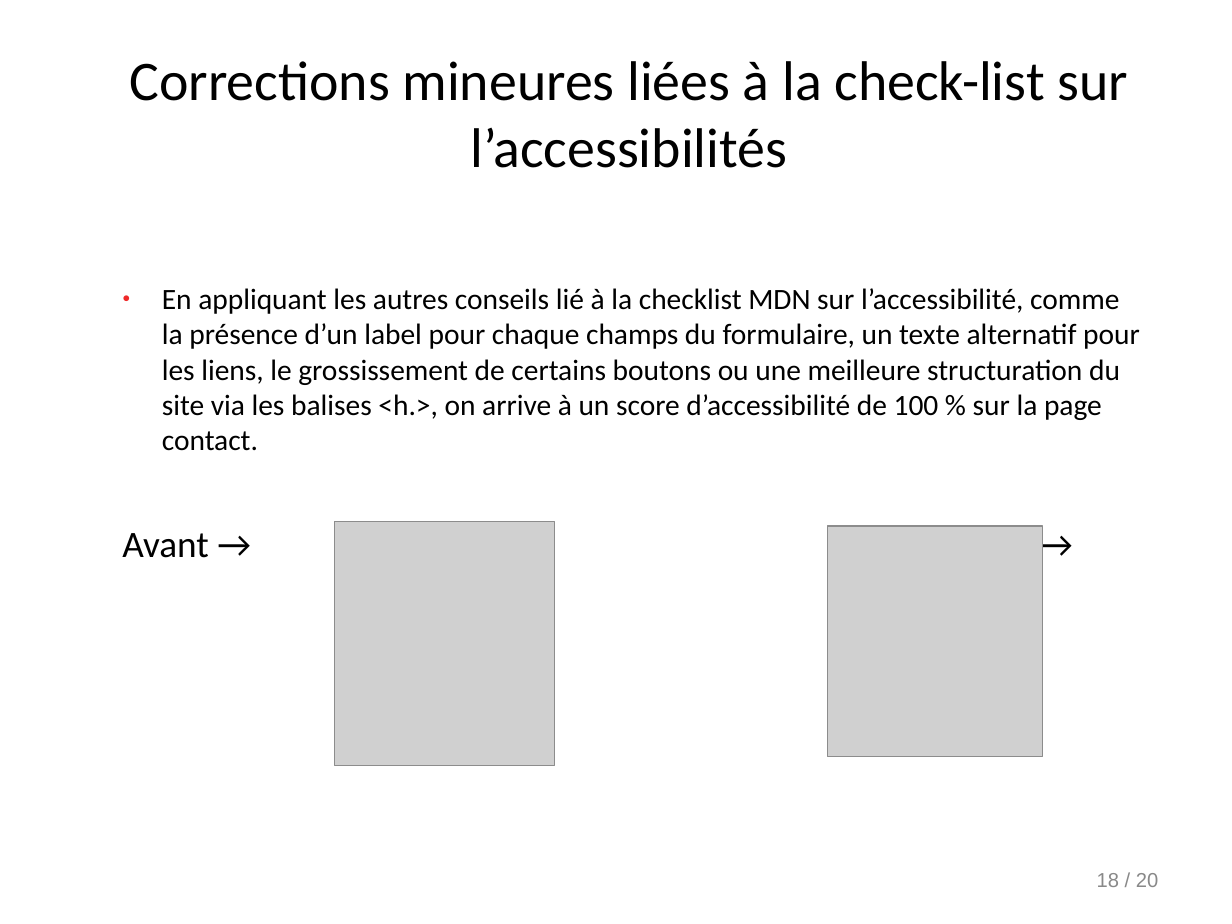
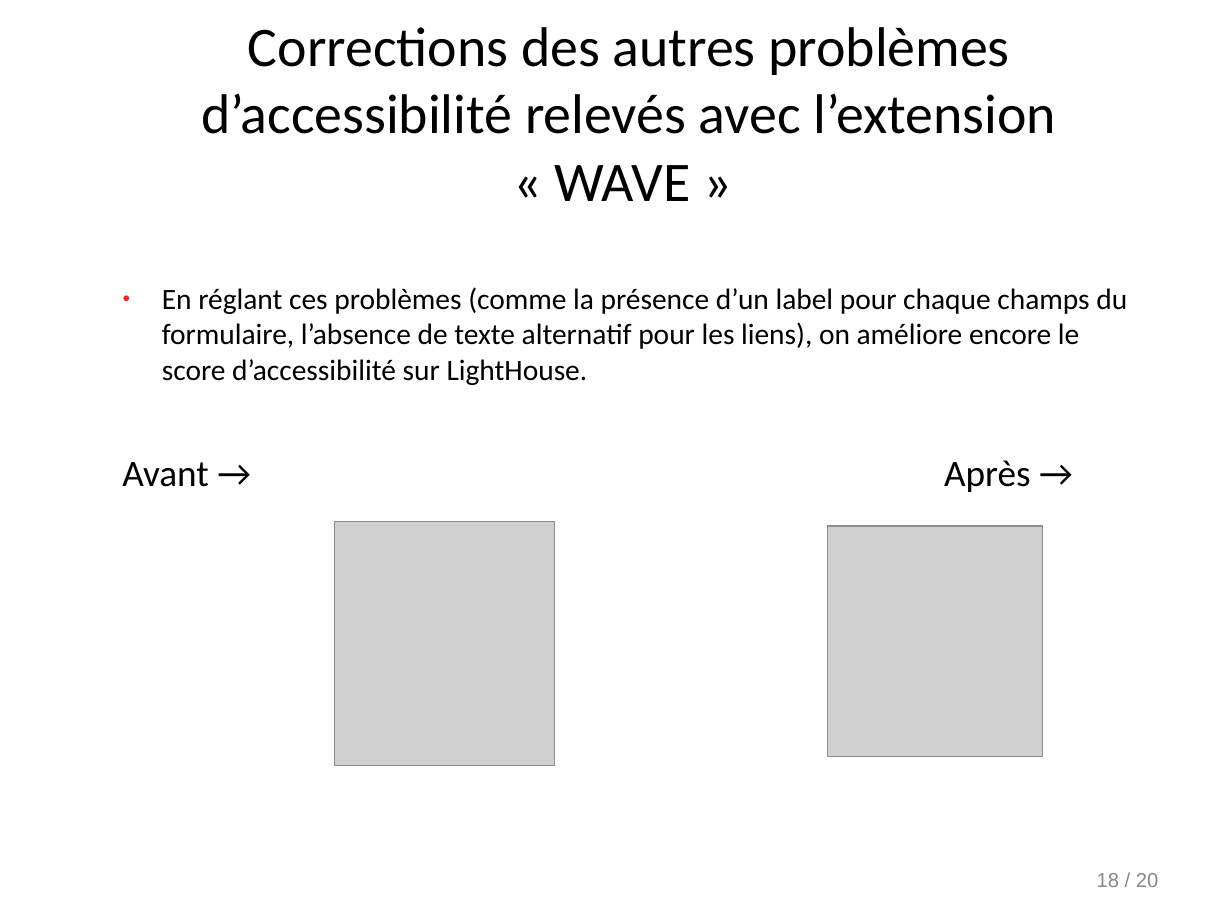
Before and after one commit to Doppler123/OPC_P4_La_Panthere, a slide deck: slide 18 of audit/Rapport.odp. Drawn at 1232x924 pixels with LibreOffice and Linux fonts; fonts in the diff are those of the drawing; grey boxes stand for pictures. Boxes give left, top, right and bottom in pixels: in the first picture for what was removed or moved away, otherwise in the second. Text is boxed around its words. In the diff, an @@ line names an element or a change of style, - is before the commit and + after.

```diff
--- a/audit/Rapport.odp
+++ b/audit/Rapport.odp
@@ title at (202,27,1056,201): text changed @@
-Corrections mineures liées à la check-list sur l’accessibilités
+Corrections des autres problèmes d’accessibilité relevés avec l’extension « WAVE »
@@ text at (162,287,1127,385): text changed @@
-● En appliquant les autres conseils lié à la checklist MDN sur l’accessibilité, comme la présence d’un label pour chaque champs du formulaire, un texte alternatif pour les liens, le grossissement de certains boutons ou une meilleure structuration du site via les balises <h.>, on arrive à un score d’accessibilité de 100 % sur la page contact.
+● En réglant ces problèmes (comme la présence d’un label pour chaque champs du formulaire, l’absence de texte alternatif pour les liens), on améliore encore le score d’accessibilité sur LightHouse.
```
Also in this commit, not shown: 15 other slides changed, 2 other files.
